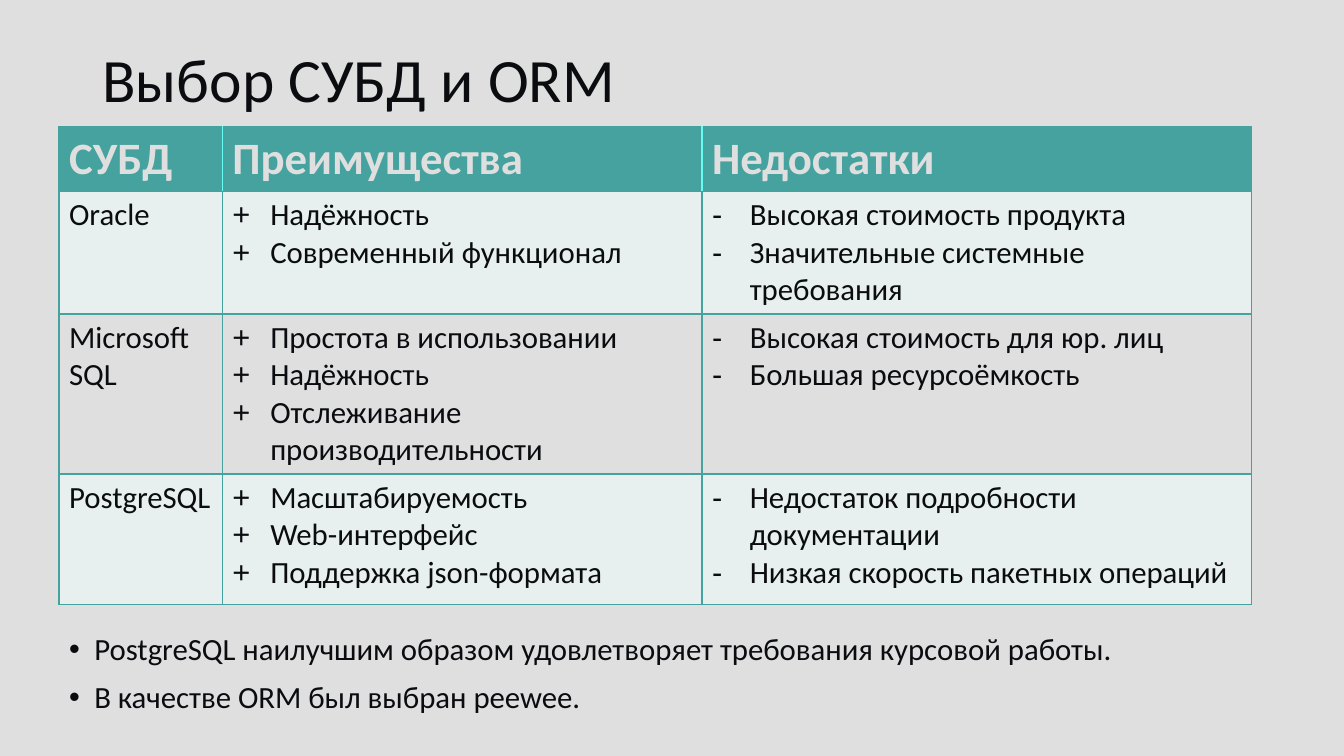
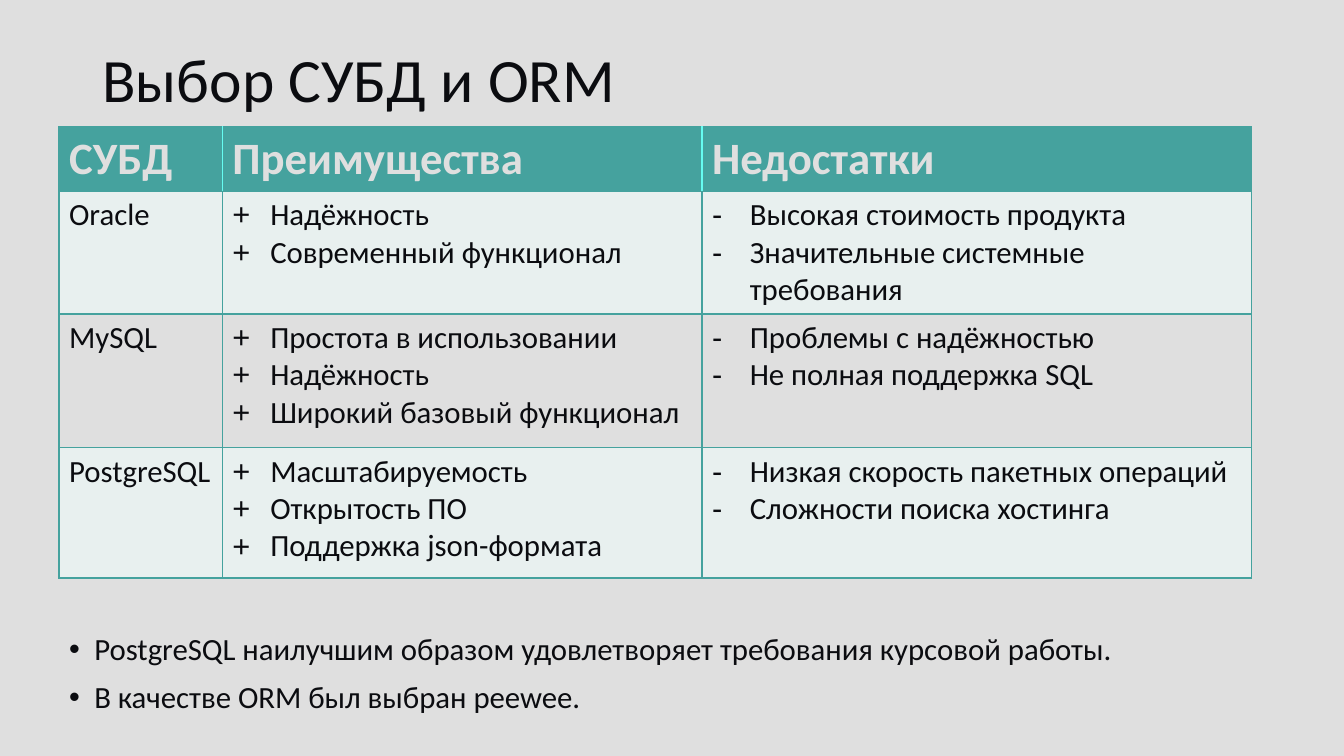
Before and after one commit to fairay/CourseDataBase, a slide deck: slide 7 of docs/presentation.pptx. Drawn at 1344x756 pixels with LibreOffice and Linux fonts; fonts in the diff are those of the drawing. Boxes give left, top, right and bottom in pixels: in the first picture for what was removed or moved away, otherwise in the second. Text is boxed around its words. In the diff, an @@ line names an element or a change of style, - is before the commit and + after.

```diff
--- a/docs/presentation.pptx
+++ b/docs/presentation.pptx
@@ table at (59,127,1252,576) @@
-row 3: Microsoft SQL | Простота в использовании / Надёжность / Отслеживание производительности | Высокая стоимость для юр. лиц / Большая ресурсоёмкость
+row 3: MySQL | Простота в использовании / Надёжность / Широкий базовый функционал | Проблемы с надёжностью / Не полная поддержка SQL
-row 4, column 2: Масштабируемость / Web-интерфейс / Поддержка json-формата
+row 4, column 2: Масштабируемость / Открытость ПО / Поддержка json-формата
-row 4, column 3: Недостаток подробности документации / Низкая скорость пакетных операций
+row 4, column 3: Низкая скорость пакетных операций / Сложности поиска хостинга
```
Also in this commit, not shown: 1 other slide changed, 5 other files.
